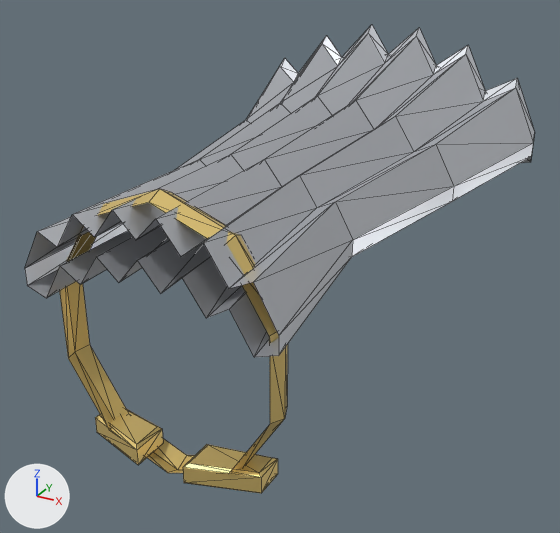
Renders of the glTF model client/public/models/armour/cape_cape.glb from each side of a commit.
One viewpoint serves both versions: a 50 mm camera at (0.872, -3.085, 0.808) aimed at (-0.016, -1.471, 0.001). Arrows for +X, +Y and +Z are at lower left; the lights stay in place. The older version comes first. Mesh edges are drawn as thin lines. Vertices at exactly the same position are counted once.

In view in the first picture: 'Cape0', 'Cape1', 'Cape2', 'Torso'.
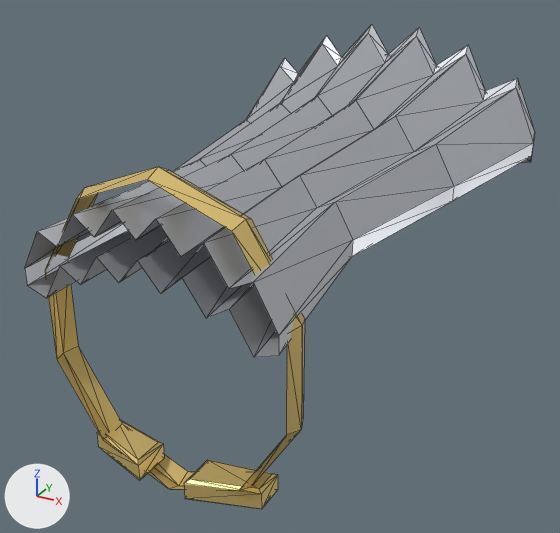
What changed in the scene script:
```text
Change me_torso_003:
    used by ob_torso; location = (0.0, 0.0, 0.0)
    remove me_torso_003.from_pydata(...)  # 62 vertices, 96 faces; spans x -0.269..0.269, y -2.03..-1.91, z -0.295..0.355
    add me_torso_003.from_pydata(...)  # 62 vertices, 96 faces; spans x -0.305..0.305, y -2.03..-1.91, z -0.339..0.399
    me_torso_003 part 1: the loose piece of 16 vertices spanning x 0.06..0.22, y -2.03..-1.91, z -0.27..-0.218 is moved by (0.0, 0.0, -0.041)
    me_torso_003 part 2: the loose piece of 16 vertices spanning x -0.22..-0.06, y -2.03..-1.91, z -0.27..-0.218 is moved by (0.0, 0.0, -0.041)
    me_torso_003 part 3: 30 of 62 vertices moved; they spanned x -0.269..0.269, y -2.005..-1.935, z -0.295..0.355 and now span x -0.305..0.305, y -2.005..-1.935, z -0.339..0.399; mean shift (0.0, 0.0, 0.0); largest move (0.0, -1.97, -0.295) -> (0.0, -1.97, -0.339)
```

What differs and where, as boxes [x1, y1, x2, y2] in the pictures (560 x 533 px; the box of a moved part takes in the faces that stretch with it):
'Torso', reshaped (14% wider, 12% taller)
    before: [60, 189, 288, 493]
    after: [45, 167, 305, 509]
part 1 of me_torso_003, moved or reshaped
    before: [183, 444, 278, 493]
    after: [184, 460, 278, 509]
part 2 of me_torso_003, moved or reshaped
    before: [95, 409, 163, 465]
    after: [97, 419, 164, 481]
part 3 of me_torso_003, moved or reshaped
    before: [60, 189, 288, 473]
    after: [45, 167, 305, 491]
